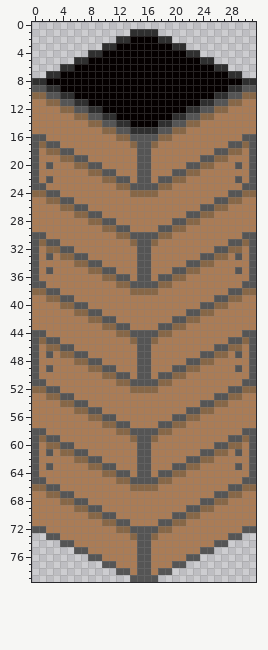
Sprite sheet, stored at assets/wall-x.png. That is the earlier state.
The file is 32x80 pixels.
New version:
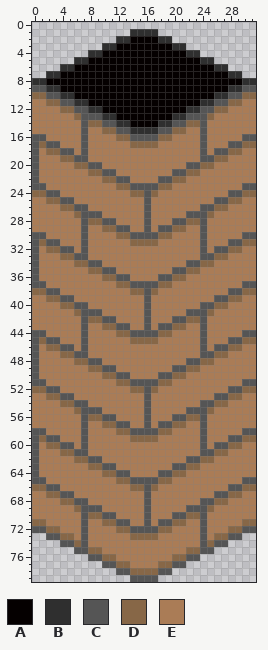
Palette (. is transparent): A #050000  B #2f2f2f  C #555555  D #876747  E #aa7c56
What changed:
y 13: x 7 D -> C; x 24 D -> C
y 14..16: x 7 E -> C; x 24 E -> C
y 17: x 7 E -> C; x 15..16 CC -> DD; x 24 E -> C; x 31 C -> D
y 18: x 7 E -> C; x 15..16 CC -> EE; x 24 E -> C; x 31 C -> E
y 19: x 15..16 CC -> EE; x 31 C -> E
y 20: x 2 C -> E; x 15..16 CC -> EE; x 29 C -> E; x 31 C -> E
y 21: x 15..16 CC -> EE; x 31 C -> E
y 22: x 2 C -> E; x 15..16 CC -> EE; x 29 C -> E; x 31 C -> E
y 24: x 16 D -> C
y 25..26: x 16 E -> C
y 27: x 7 D -> C; x 16 E -> C; x 24 D -> C
y 28..29: x 7 E -> C; x 16 E -> C; x 24 E -> C
y 30: x 7 E -> C; x 24 E -> C
y 31: x 7 E -> C; x 15..16 CC -> DD; x 24 E -> C; x 31 C -> D
y 32: x 7 E -> C; x 15..16 CC -> EE; x 24 E -> C; x 31 C -> E
y 33: x 2 C -> E; x 15..16 CC -> EE; x 29 C -> E; x 31 C -> E
y 34: x 15..16 CC -> EE; x 31 C -> E
y 35: x 2 C -> E; x 15..16 CC -> EE; x 29 C -> E; x 31 C -> E
y 36: x 15..16 CC -> EE; x 31 C -> E
y 38: x 16 D -> C
y 39..40: x 16 E -> C
y 41: x 7 D -> C; x 16 E -> C; x 24 D -> C
y 42..43: x 7 E -> C; x 16 E -> C; x 24 E -> C
y 44: x 7 E -> C; x 24 E -> C
y 45: x 7 E -> C; x 15..16 CC -> DD; x 24 E -> C; x 31 C -> D
y 46: x 7 E -> C; x 15..16 CC -> EE; x 24 E -> C; x 31 C -> E
y 47: x 2 C -> E; x 15..16 CC -> EE; x 29 C -> E; x 31 C -> E
y 48: x 15..16 CC -> EE; x 31 C -> E
y 49: x 2 C -> E; x 15..16 CC -> EE; x 29 C -> E; x 31 C -> E
y 50: x 15..16 CC -> EE; x 31 C -> E
y 52: x 16 D -> C
y 53..54: x 16 E -> C
y 55: x 7 D -> C; x 16 E -> C; x 24 D -> C
y 56..57: x 7 E -> C; x 16 E -> C; x 24 E -> C
y 58: x 7 E -> C; x 24 E -> C
y 59: x 7 E -> C; x 15..16 CC -> DD; x 24 E -> C; x 31 C -> D
y 60: x 7 E -> C; x 15..16 CC -> EE; x 24 E -> C; x 31 C -> E
y 61: x 2 C -> E; x 15..16 CC -> EE; x 29 C -> E; x 31 C -> E
y 62: x 15..16 CC -> EE; x 31 C -> E
y 63: x 2 C -> E; x 15..16 CC -> EE; x 29 C -> E; x 31 C -> E
y 64: x 15..16 CC -> EE; x 31 C -> E
y 66: x 16 D -> C
y 67..68: x 16 E -> C
y 69: x 7 D -> C; x 16 E -> C; x 24 D -> C
y 70: x 7 E -> C; x 16 E -> C; x 24 E -> C
y 71: x 0..1 EE -> DD; x 7 E -> C; x 16 E -> C; x 24 E -> C; x 30..31 EE -> DD
y 72: x 2..3 EE -> DD; x 7 E -> C; x 24 E -> C; x 28..29 EE -> DD
y 73: x 4..5 EE -> DD; x 7 E -> C; x 15..16 CC -> DD; x 24 E -> C; x 26..27 EE -> DD
y 74: x 6..7 EE -> DC; x 15..16 CC -> EE; x 24..25 EE -> CD
y 75: x 8..9 EE -> DD; x 15..16 CC -> EE; x 22..23 EE -> DD
y 76: x 10..11 EE -> DD; x 15..16 CC -> EE; x 20..21 EE -> DD
y 77: x 12..13 EE -> DD; x 15..16 CC -> EE; x 18..19 EE -> DD
y 78: x 14..17 ECCE -> DDDD
Boxes around the changes in both pictures, in picture pixels (x1, y1, x2, y2):
changed: (32, 113, 256, 575)
